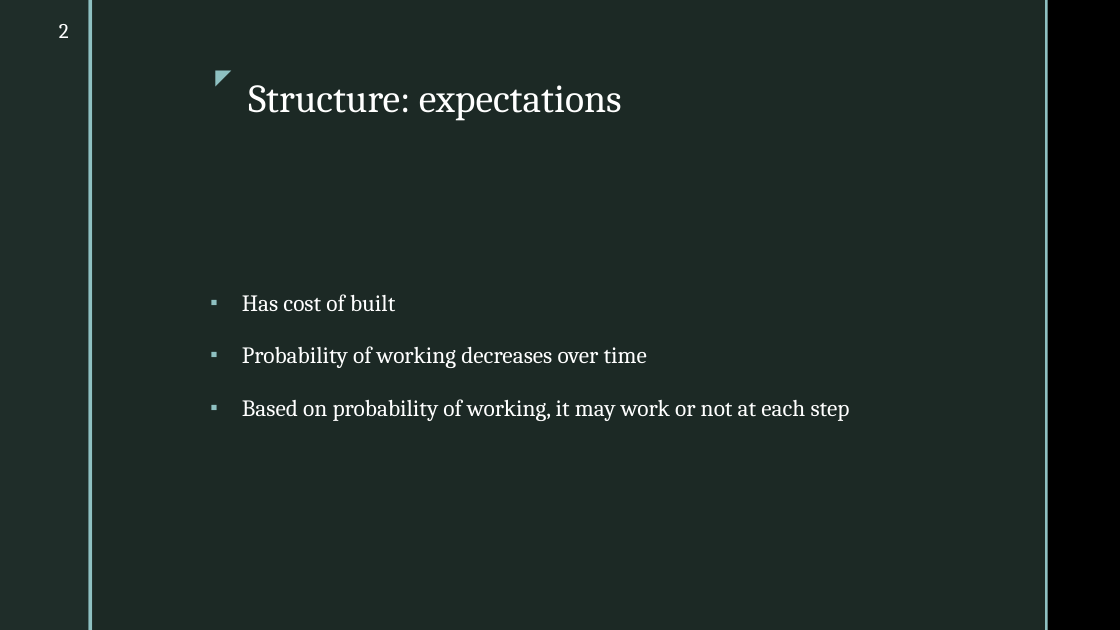
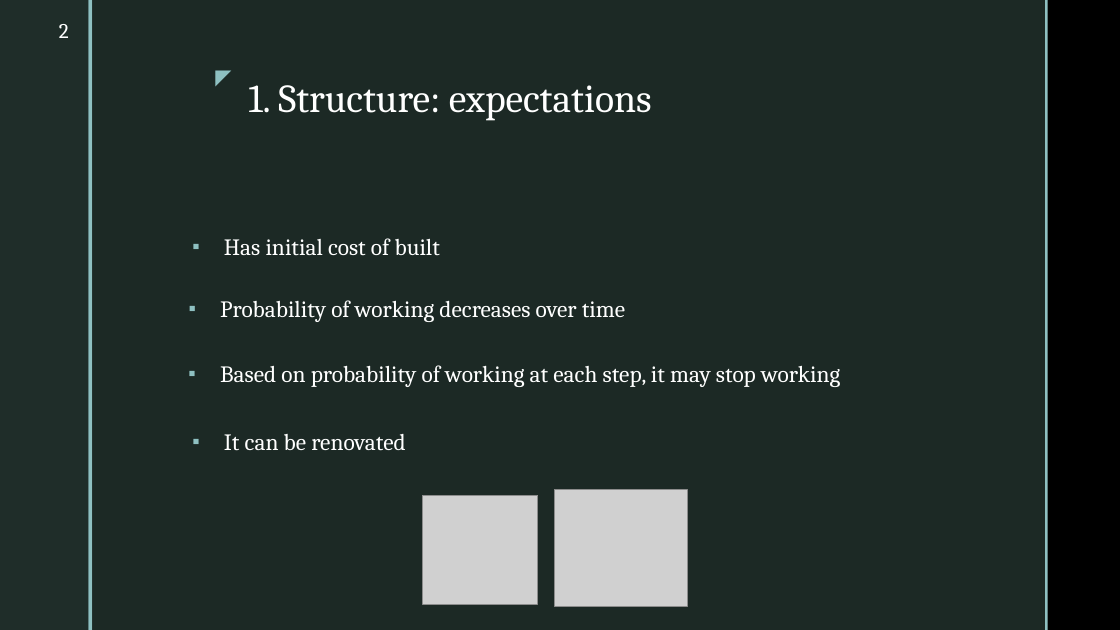
Before and after one commit to cmudrc/pied-piper, a slide deck: slide 2 of Other/Presentation/Presentation 02 - xx Sep, 2022/Presentation 02.pptx. Drawn at 1120x630 pixels with LibreOffice and Linux fonts; fonts in the diff are those of the drawing; grey boxes stand for pictures; background and template pictures are left out. Boxes give left, top, right and bottom in pixels: in the first picture for what was removed or moved away, otherwise in the second. Text is boxed around its words. In the diff, an @@ line names an element or a change of style, - is before the commit and + after.

```diff
--- a/Other/Presentation/Presentation 02 - xx Sep, 2022/Presentation 02.pptx
+++ b/Other/Presentation/Presentation 02 - xx Sep, 2022/Presentation 02.pptx
@@ title at (x1=248, y1=85, x2=652, y2=121): text changed @@
-Structure: expectations
+1. Structure: expectations
@@ text at (x1=224, y1=238, x2=440, y2=256): text changed @@
-▪ Has cost of built
-▪ Probability of working decreases over time
-▪ Based on probability of working, it may work or not at each step
+▪ Has initial cost of built
@@ text added at (x1=220, y1=300, x2=625, y2=322), 20 pt, text #FFFFFF @@
+▪ Probability of working decreases over time
@@ text added at (x1=220, y1=365, x2=840, y2=387), 20 pt, text #FFFFFF @@
+▪ Based on probability of working at each step, it may stop working
@@ text added at (x1=224, y1=434, x2=405, y2=451), 20 pt, text #FFFFFF @@
+▪ It can be renovated
@@ picture added at (x1=422, y1=495, x2=538, y2=604) @@
@@ picture added at (x1=555, y1=490, x2=687, y2=607) @@
```
Also in this commit, not shown: 5 other slides changed, 8 slides added, 8 other files.
